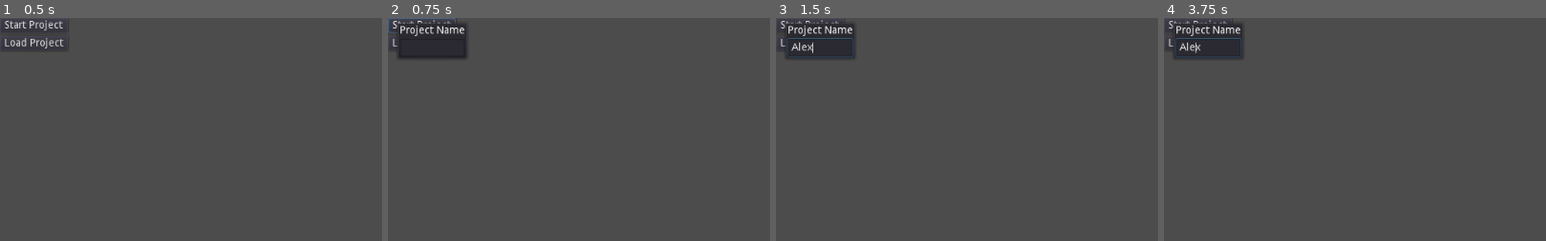
Above: before the commit, frames 1-4 (left to right).
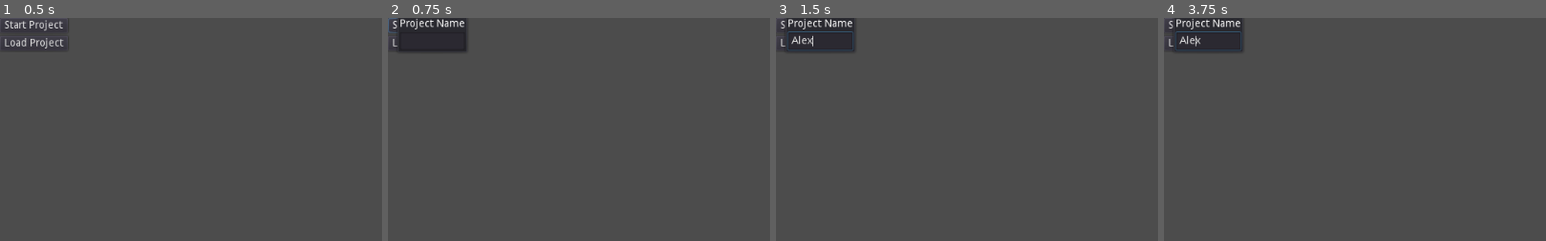
Above: after the commit, the same moments.

Repository: deantony/Reinhardt
Game: Godot game, scene res://Scenes/Home.tscn
The game is run twice, just before and just after one commit, with the same random seed, the same clock (stepped at 60 frames per second) and the same inputs.
Inputs (mouse positions are % of the whole screen's width and height, from its top left):
- Up to frame 1 (0.5 s): no input
- Up to frame 2 (0.75 s): click "Start Project" at 0.5 s
- Up to frame 3 (1.5 s): click (6, 7) at 1.27 s; type "Alex" at 1.35 s
- Up to frame 4 (3.75 s): click "Start Project" at 2 s; click "Start Project" at 2.75 s; click "Load Project" at 3.5 s
The pictures show only the part of the screen within x 0-50%, y 0-50%; the shares and areas given below are measured in that part.

Frame 1 is identical in both runs. In frame 2, 1.2% of the frame differs, in the area x 2-21%, y 0-19%; in frame 3, 1.6%; in frame 4, 1.6%.

Commit message:
Fixed Loading Dir Not Working

Diff:
--- a/ReinhardtProject/Scenes/Home.tscn
+++ b/ReinhardtProject/Scenes/Home.tscn
@@ -26,15 +26,15 @@
 
 [node name="StartProjectPop" type="PopupPanel" parent="CenterContainer"]
 margin_left = 12.0
-margin_top = 6.0
+margin_top = -3.0
 margin_right = 78.0
-margin_bottom = 38.0
+margin_bottom = 47.0
 
 [node name="GridContainer" type="GridContainer" parent="CenterContainer/StartProjectPop"]
-margin_left = -12.0
-margin_top = -6.0
-margin_right = 28.0
-margin_bottom = 34.0
+margin_left = 4.0
+margin_top = 4.0
+margin_right = 62.0
+margin_bottom = 46.0
 
 [node name="Label" type="Label" parent="CenterContainer/StartProjectPop/GridContainer"]
 margin_right = 40.0
@@ -52,7 +52,10 @@
 margin_top = -43.0
 margin_right = 203.0
 margin_bottom = 87.0
+window_title = "Open a Directory"
+mode = 2
 
 [connection signal="button_down" from="CenterContainer/GridContainer/StartProject" to="." method="_on_StartProject_button_down"]
 [connection signal="button_down" from="CenterContainer/GridContainer/LoadProject" to="." method="_on_LoadProject_button_down"]
 [connection signal="text_entered" from="CenterContainer/StartProjectPop/GridContainer/ProjectName" to="." method="_on_ProjectName_text_entered"]
+[connection signal="dir_selected" from="CenterContainer/LoadProjectPop" to="." method="_on_LoadProjectPop_dir_selected"]
--- a/ReinhardtProject/Scripts/Commands.gd
+++ b/ReinhardtProject/Scripts/Commands.gd
@@ -10,7 +10,6 @@
 	var fin_str = temp_str.format({"directory": directory, "command": command})
 	pid = OS.execute("CMD.exe", ["/C", fin_str], true, command_output)
 	pid_list.append(pid)
-	print(command_output)
 	return pid
 func os_cmd_no_block(directory, command):
 	var temp_str = "cd {directory} && {command}"
--- a/ReinhardtProject/Scripts/Home.gd
+++ b/ReinhardtProject/Scripts/Home.gd
@@ -20,3 +20,14 @@
 	fin_str = temp_str.format({"project_name": new_text})
 	commands.set_current_directory(fin_str)
 	get_tree().change_scene("res://Scenes/ProjectScreen.tscn")
+
+
+
+func _on_LoadProjectPop_dir_selected(dir):
+	$CenterContainer/LoadProjectPop.visible = false
+	var temp_str = []
+	for i in range(len(dir) - 6):
+		temp_str.append(dir[i + 6])
+	var fin_str = "".join(temp_str)
+	commands.set_current_directory(fin_str)
+	get_tree().change_scene("res://Scenes/ProjectScreen.tscn")
Not shown, added: ReinhardtProject/Projects/fgd/db.sqlite3
Not shown, added: ReinhardtProject/Projects/fgd/fgd/__init__.py
Not shown, added: ReinhardtProject/Projects/fgd/fgd/asgi.py
Not shown, added: ReinhardtProject/Projects/fgd/fgd/settings.py
Not shown, added: ReinhardtProject/Projects/fgd/fgd/urls.py
Not shown, added: ReinhardtProject/Projects/fgd/fgd/wsgi.py
Not shown, added: ReinhardtProject/Projects/fgd/manage.py
Not shown, added: ReinhardtProject/Projects/lmnop/db.sqlite3
Not shown, added: ReinhardtProject/Projects/lmnop/lmnop/__init__.py
Not shown, added: ReinhardtProject/Projects/lmnop/lmnop/asgi.py
Not shown, added: ReinhardtProject/Projects/lmnop/lmnop/settings.py
Not shown, added: ReinhardtProject/Projects/lmnop/lmnop/urls.py
(and 2 more such lines)
